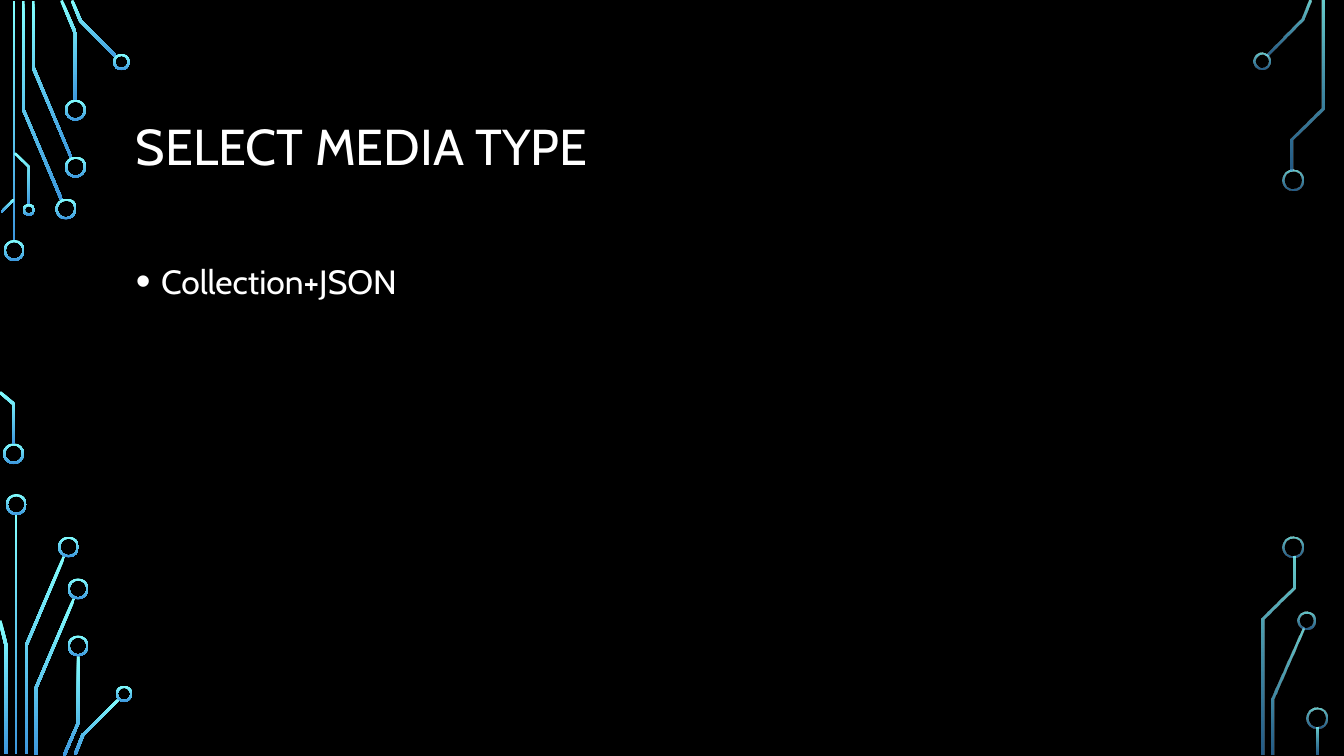
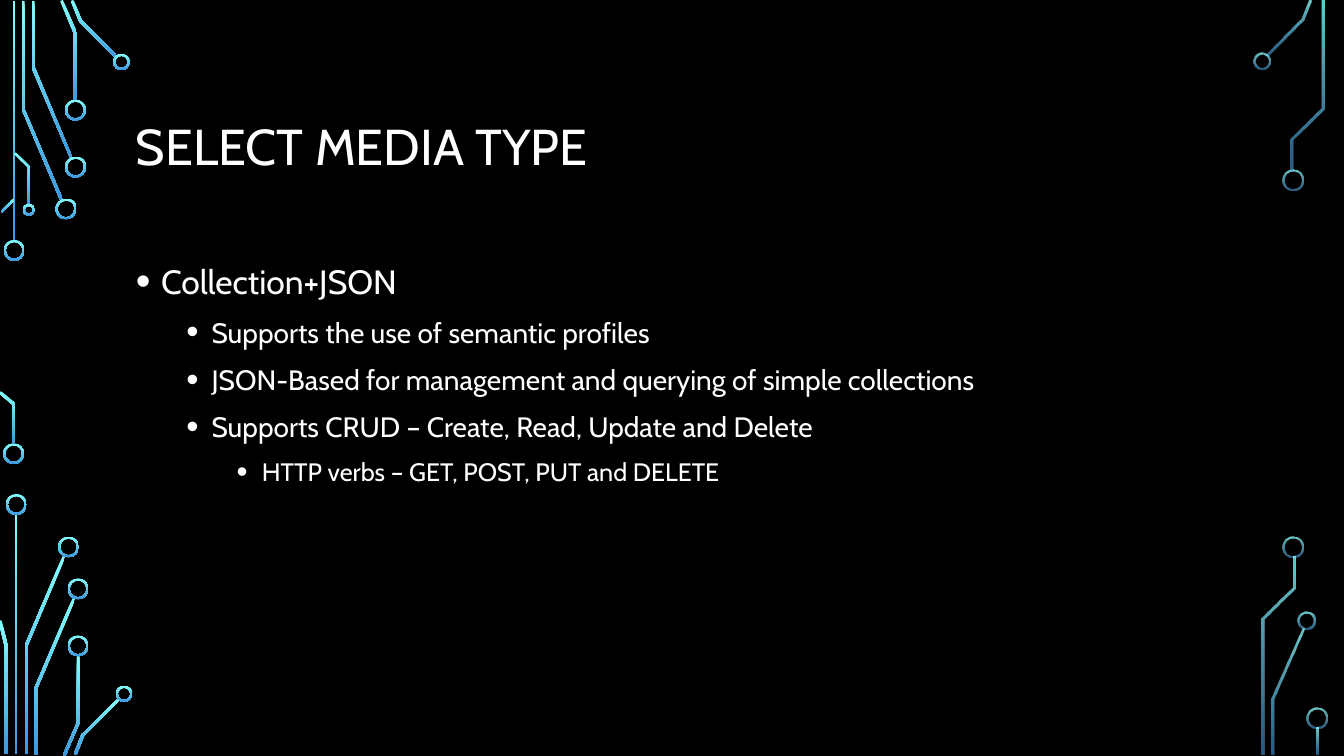
Before and after one commit to dtarvin/web-420, a slide deck: slide 8 of week-6/Hypermedia-design.pptx (slide 9 before the commit). Drawn at 1344x756 pixels with LibreOffice and Linux fonts; fonts in the diff are those of the drawing; background and template pictures are left out. Boxes give left, top, right and bottom in pixels: in the first picture for what was removed or moved away, otherwise in the second. Text is boxed around its words. In the diff, an @@ line names an element or a change of style, - is before the commit and + after.

```diff
--- a/week-6/Hypermedia-design.pptx
+++ b/week-6/Hypermedia-design.pptx
@@ text at (212, 322, 974, 484): paragraphs added @@
+  • Supports the use of semantic profiles
+  • JSON-Based for management and querying of simple collections
+  • Supports CRUD – Create, Read, Update and Delete
+    • HTTP verbs – GET, POST, PUT and DELETE
```
Also in this commit, not shown: 4 other slides changed, 1 slide added, 1 other file.
